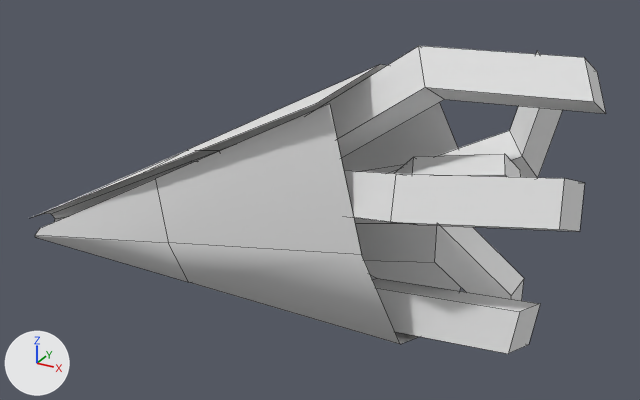
An edit to the OBJ model assets/Food/SM_food_cooked_bad_fries_geo.obj, drawn before and after from the same camera.
One viewpoint serves both versions: a 50 mm camera at (17.2, -41.9, 27.7) aimed at (-6.5, 1.1, 6.2). Lighting does not change. The marker at lower left points along +X, +Y and +Z. The older version comes first. Mesh edges are drawn as thin lines. Where no turn or scale is listed for an object, it has been applied to the vertices.

Script lines for the objects in view, before the commit:
```python
me_sm_food_cooked_bad_fries_geo = bpy.data.meshes.new('SM_food_cooked_bad_fries_geo')
me_sm_food_cooked_bad_fries_geo.from_pydata(...)  # 99 vertices, 76 faces; spans x -28.8..9.8, y -7.4..8.4, z -0.3..16.8
me_sm_food_cooked_bad_fries_geo.materials.append(mat_aistandardsurface23sg)  # white #e7e7e7
ob_sm_food_cooked_bad_fries_geo = bpy.data.objects.new('SM_food_cooked_bad_fries_geo', me_sm_food_cooked_bad_fries_geo)
ob_sm_food_cooked_bad_fries_geo.location = (0.0, 0.0, 0.0)
```
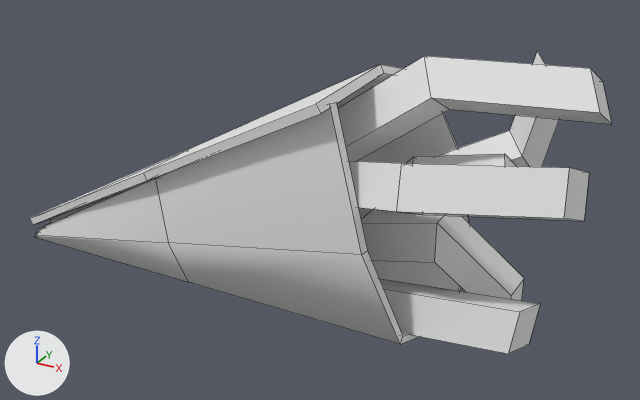
Commit message: fries + beard + cigs shd

What differs and where, as boxes (x1, y1, x2, y2) in the pictures (640 x 400 px; the box of a moved part takes in the faces that stretch with it):
'SM_food_cooked_bad_fries_geo', reshaped: before (31, 46, 606, 354); after (30, 51, 612, 354)
part 1 of me_sm_food_cooked_bad_fries_geo, moved or reshaped: before (192, 161, 585, 232); after (349, 161, 589, 221)
part 2 of me_sm_food_cooked_bad_fries_geo, moved or reshaped: before (316, 46, 606, 158); after (338, 56, 612, 161)
part 3 of me_sm_food_cooked_bad_fries_geo, added: after (30, 64, 469, 344)

Patch to the scene script:
```diff
--- a/assets/Food/SM_food_cooked_bad_fries_geo.obj.py
+++ b/assets/Food/SM_food_cooked_bad_fries_geo.obj.py
@@ me_sm_food_cooked_bad_fries_geo @@
 # used by ob_sm_food_cooked_bad_fries_geo; location = (0.0, 0.0, 0.0)
-me_sm_food_cooked_bad_fries_geo.from_pydata(...)  # 99 vertices, 76 faces; spans x -28.8..9.8, y -7.4..8.4, z -0.3..16.8
+me_sm_food_cooked_bad_fries_geo.from_pydata(...)  # 126 vertices, 112 faces; spans x -28.8..9.8, y -6.9..8.4, z -0.3..16.4
+# me_sm_food_cooked_bad_fries_geo part 1: the loose piece of 12 vertices spanning x -14.1..9.8, y -7.4..0.7, z 5.2..12.7 is moved by (0.0, 0.5, 0.3)
+# me_sm_food_cooked_bad_fries_geo part 2: the loose piece of 12 vertices spanning x -13.4..9.3, y -3.3..2.8, z 4.1..16.8 is moved by (0.4, -0.1, -0.5)
+# me_sm_food_cooked_bad_fries_geo part 3
+# 27 vertices are added at x -28.5..2.4, y -6.9..7.4, z -0.1..14.8
+# 36 new faces join them
 me_sm_food_cooked_bad_fries_geo.materials.append(mat_aistandardsurface23sg)
```
